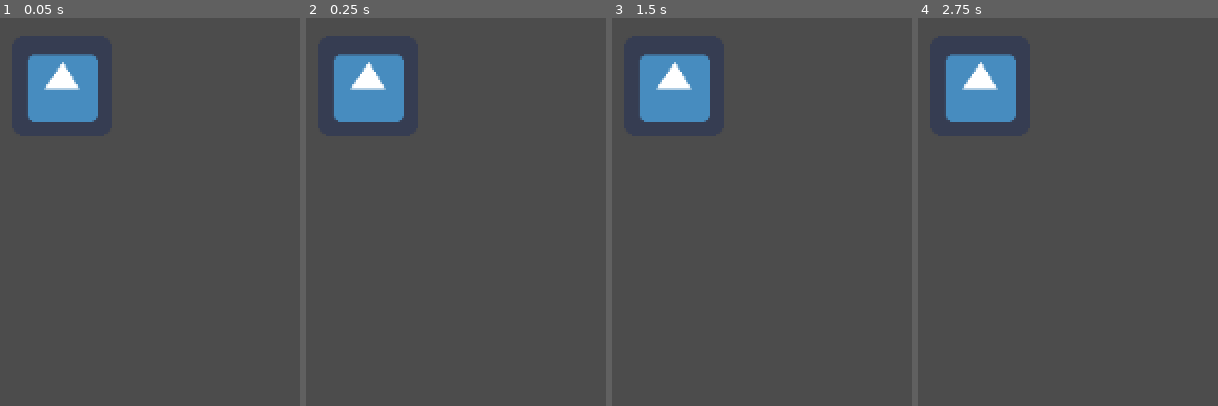
Above: before the commit, frames 1-4 (left to right).
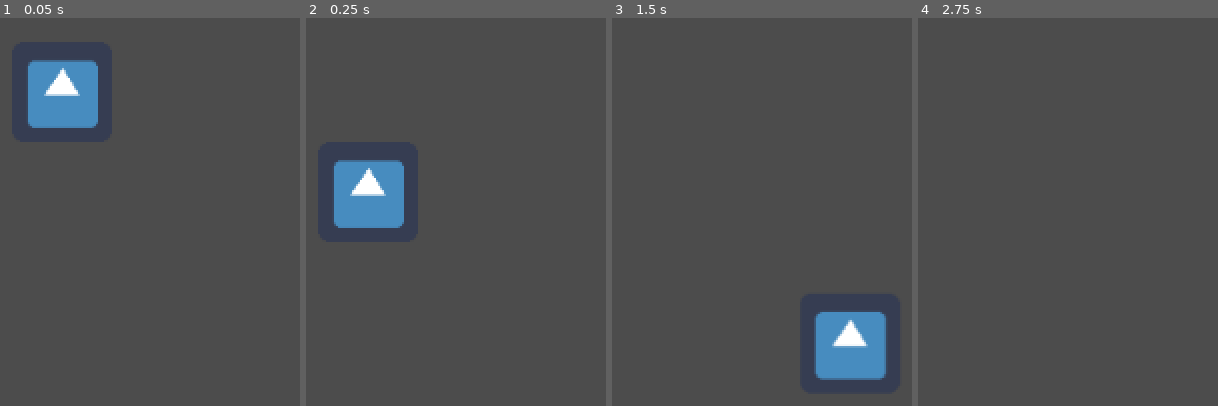
Above: after the commit, the same moments.

Repository: tufteddeer/kintsugi
Game: Godot game, scene res://level.tscn
Two runs of this game, one before a commit and one after it. Both use one fixed random seed, a clock stepped at 60 frames per second and the inputs below. The engine's default icon, where the game draws it, is replaced by a stand-in: a white triangle on a blue panel in a dark square.
Inputs:
- Up to frame 1 (0.05 s): no input
- Up to frame 2 (0.25 s): no input
- Up to frame 3 (1.5 s): hold D (right) from 0.53 s (still down); tap Space (jump) at 0.77 s
- Up to frame 4 (2.75 s): tap Space (jump) at 1.52 s; tap Enter at 2 s; release D (right) at 2.03 s; hold A (left) from 2.03 s (still down)

The runs differ from the first frame. In frame 1, 1.3% of the frame differs, in the area x 9-33%, y 9-29%; in frame 2, 8.1%; in frame 3, 8.2%, in the area x 9-92%, y 9-94%; in frame 4, 4.1%.

Commit message:
add camera smoothing

Diff:
--- a/Player.tscn
+++ b/Player.tscn
@@ -18,3 +18,5 @@
 
 [node name="Camera2D" type="Camera2D" parent="."]
 current = true
+smoothing_enabled = true
+smoothing_speed = 2.0
